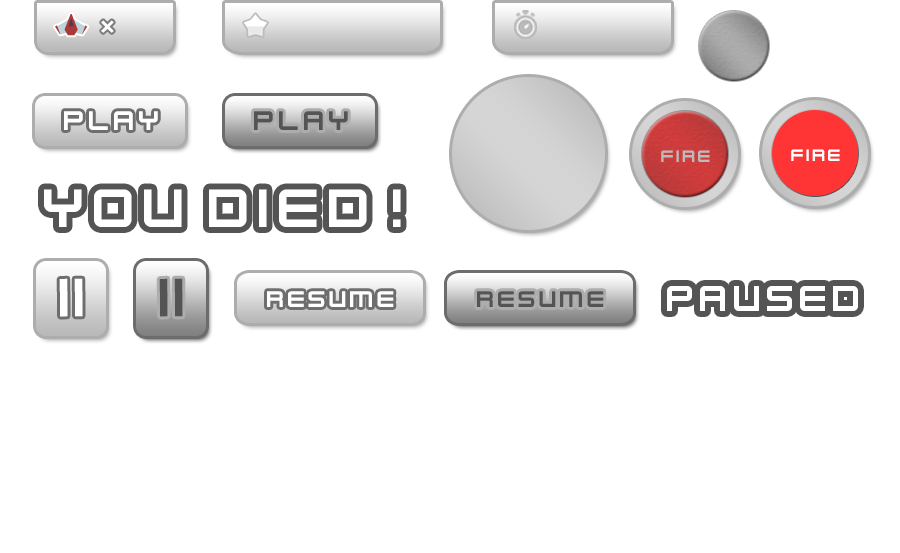
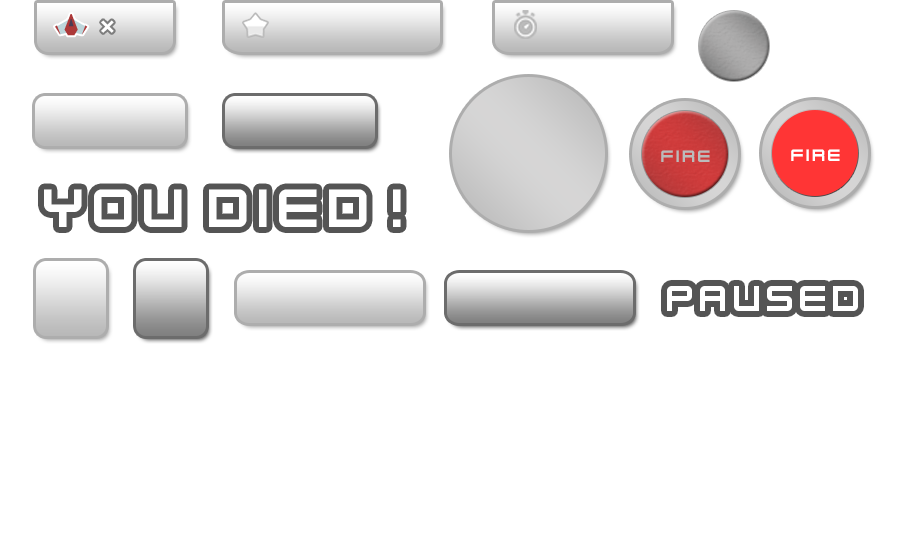
Two versions of the same layered image (900 × 553). Layer-by-layer changes:
hid "PLAY" (1st of 2, in "UI_PlayButton_on") over <box>254,111,348,130</box>
hid "PLAY" (2nd of 2, in "UI_PlayButton_off") over <box>64,111,158,130</box>
hid "resume" (1st of 2, in "UI_ResumeButton_on") over <box>477,291,604,307</box>
hid "resume" (2nd of 2, in "UI_ResumeButton_off") over <box>267,291,394,307</box>
hid "=" (1st of 2, in "UI_PauseButton_on") over <box>159,278,183,317</box>
hid "=" (2nd of 2, in "UI_PauseButton_off") over <box>59,278,83,317</box>
